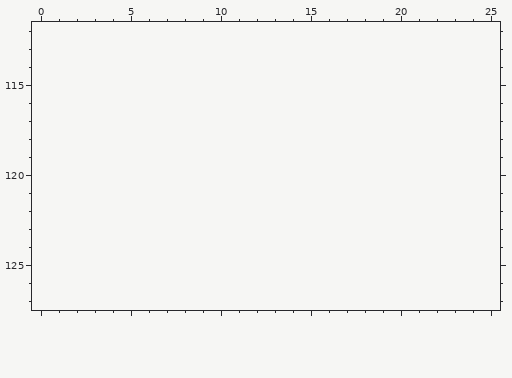
Pixel-art file -- Assets/Pixelart/Dining Room/overview.aseprite. The first picture shows the starting point.
80x96 pixels, 1 frame. Colours within 5 levels of each other are drawn and written as one. Shown: x 0..25, y 112..127. The old version is drawn lined up with the new one, on the new canvas. The commit also changed other parts of the picture, which this record leaves out.
And afterwards:
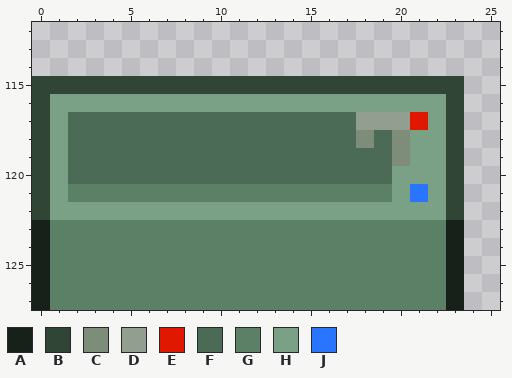
Palette (. is transparent): A #17211a  B #314537  C #7e8c7a  D #929e8f  E #e11800  F #4c6b56  G #5b8066  H #7aa185  J #2a75ff
Change:
canvas 80x96 -> 80x128
y 115: x 0..23 ........................ -> BBBBBBBBBBBBBBBBBBBBBBBB
y 116: x 0..23 ........................ -> BHHHHHHHHHHHHHHHHHHHHHHB
y 117: x 0..23 ........................ -> BHFFFFFFFFFFFFFFFFDDDEHB
y 118: x 0..23 ........................ -> BHFFFFFFFFFFFFFFFFCFCHHB
y 119: x 0..23 ........................ -> BHFFFFFFFFFFFFFFFFFFCHHB
y 120: x 0..23 ........................ -> BHFFFFFFFFFFFFFFFFFFHHHB
y 121: x 0..23 ........................ -> BHGGGGGGGGGGGGGGGGGGHJHB
y 122: x 0..23 ........................ -> BHHHHHHHHHHHHHHHHHHHHHHB
y 123..127: x 0..23 ........................ -> AGGGGGGGGGGGGGGGGGGGGGGA
